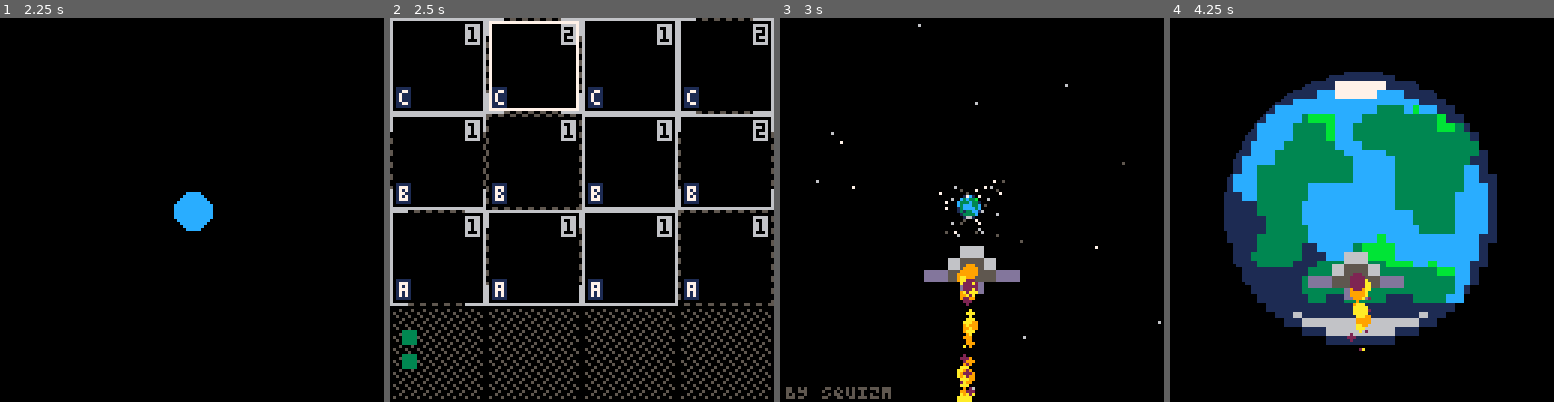
Above: before the commit, frames 1-4 (left to right).
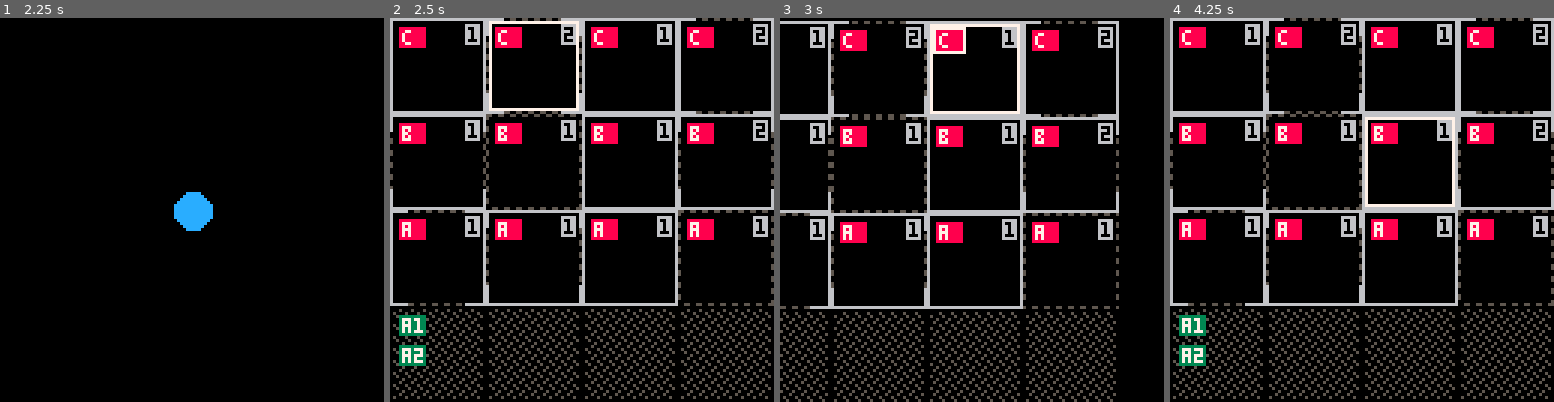
Above: after the commit, the same moments.

Repository: bancliffe/fof
Game: PICO-8 cartridge fof.p8
The game is run twice, just before and just after one commit, with the same random seed, the same clock (stepped at 60 frames per second) and the same inputs.
Inputs:
- Up to frame 1 (2.25 s): tap X (X key) at 0.33, 1.07, 1.85 s; tap O (Z key) at 0.7, 1.7, 2.1 s; hold Right 1.6-2.1 s; hold Up from 2.15 s (still down)
- Up to frame 2 (2.5 s): release Up at 2.42 s; hold Right from 2.47 s (still down)
- Up to frame 3 (3 s): keep holding Right; tap O (Z key) at 2.5, 2.9 s; tap X (X key) at 2.97 s
- Up to frame 4 (4.25 s): release Right at 3.03 s; hold Left 3.08-3.58 s; tap O (Z key) at 3.3, 3.7, 4.1 s; hold Down 3.63-3.97 s; hold Right from 4.02 s (still down); tap X (X key) at 4.08 s

Frame 1 is identical in both runs. In frame 2, 8.0% of the frame differs, in the area x 1-85%, y 2-92%; in frame 3, 20%; in frame 4, 52%, in the area x 0-100%, y 0-100%.

Commit message:
added popup queue and controls

Diff:
--- a/logger.lua
+++ b/logger.lua
@@ -1,6 +1,6 @@
 logger={
     init=function()
-        printh(get_local_time()..":\tlog started","log.txt", true)
+        printh(get_local_time()..":\tLog started","log.txt", true)
     end,
     log=function(msg)
         printh(get_local_time()..":\t"..msg, "log.txt", false)
--- a/states/map.lua
+++ b/states/map.lua
@@ -1,6 +1,8 @@
 state.map={
 
-    init=function()
+    popups={},
+
+    init=function(self)
         music(-1)
         terrain_deck = {}
         selected_terrain={x=0, y=0}
@@ -22,8 +24,17 @@
         )
     end,
 
-    update=function()
+    update=function(self)
         input:update()
+        if #self.popups > 0 then
+            local popup = self.popups[#self.popups]
+            popup:update()
+            if not popup.visible then
+                del(self.popups, popup)
+            end
+            return
+        end
+
         if not camera_focused then
             if input.LEFT then selected_terrain.x = (selected_terrain.x - 1) % 4 end
             if input.RIGHT then selected_terrain.x = (selected_terrain.x + 1) % 4 end
@@ -45,8 +56,8 @@
 
         if input.O then
             if not camera_focused then
-                current_state=state.main_menu
-                current_state.init()
+                local popup = make_popup("return to main menu?", 2, 2, 124, 36, true)
+                add(self.popups, popup)
             else
                 camera_focused = false
                 local tile = terrain_deck[selected_terrain.x][selected_terrain.y]
@@ -57,18 +68,25 @@
             end
             selected_unit = 1
         end
+
         if input.X then
-            if not camera_focused then
+            if not camera_focused and #self.popups == 0 then
                 camera_focused = true
                 local tile = terrain_deck[selected_terrain.x][selected_terrain.y]
                 if #tile.units > 0 then
                    tile.units[selected_unit].is_selected=true
                 end
             else
-                current_state=state.unit_details
-                local tile = terrain_deck[selected_terrain.x][selected_terrain.y]
-                current_state:init(tile.units[selected_unit])
-            end
+                popup = make_popup("view tile contents", 2, 2, 124, 124, true)
+                popup.update = popup_update_view_tile_contents
+                popup.draw = popup_draw_view_tile_contents
+                add(self.popups, popup)
+            end
+        end
+
+        if input.L1 then
+            show_los = not show_los
+            menuitem(nil, "show los: "..(show_los and "ON" or "OFF"))
         end
 
         if camera_focused then
@@ -80,9 +98,11 @@
         end
         cam.x=lerp(cam.x,camera_dest.x,0.25)
         cam.y=lerp(cam.y,camera_dest.y,0.25)
+        if cam.x > 0 and cam.x < 0.1 or cam.x < 0 and cam.x > -0.1 then cam.x=0 end
+        if cam.y > 0 and cam.y < 0.1 or cam.y < 0 and cam.y > -0.1 then cam.y=0 end
     end,
 
-    draw=function()
+    draw=function(self)
         cls()
         camera(cam.x, cam.y)
 
@@ -95,6 +115,11 @@
             draw_los_lines()
         end
         rect(selected_terrain.x * 32 + 1, selected_terrain.y * 32 + 1, selected_terrain.x * 32 + 30, selected_terrain.y * 32 + 30, 7)
+
+        -- Draw popup if visible
+        if #self.popups > 0 then
+            self.popups[#self.popups]:draw()
+        end
     end
 }
 
@@ -199,13 +224,52 @@
     -- set potential contact
     contacts={"c","b","a"}
     for i=0,3 do
-        for j=0,3 do
-            terrain_deck[i][j].potential_contact=contacts[j+1]
-        end
-    end
-
-    -- set starting units
-    terrain_deck[0][3].units = {}
-    add(terrain_deck[0][3].units, make_unit("dudeguy 1", "-1", "short"))
-    add(terrain_deck[0][3].units, make_unit("dudeguy 2", "-1", "short"))
-end
+        for j=0,2 do
+            add(terrain_deck[i][j].units,make_unit(contacts[j+1],"potential contact "..contacts[j+1], "-1", "short",3,1))
+        end
+    end
+
+    -- set starting player units
+    add(terrain_deck[0][3].units, make_unit("a1","soldier a1", "-1", "short",3,0))
+    add(terrain_deck[0][3].units, make_unit("a2","soldier a2", "-1", "short",3,0))
+end
+
+function popup_update_view_tile_contents(self)
+    if input.O then
+        self.visible = false
+    end
+    self.tile = terrain_deck[selected_terrain.x][selected_terrain.y]
+    if input.LEFT or input.UP then
+        selected_unit -= 1
+        if selected_unit < 1 then selected_unit = #self.tile.units end
+    end
+    if input.RIGHT or input.DOWN then
+        selected_unit += 1
+        if selected_unit > #self.tile.units then selected_unit = 1 end
+    end
+    if #self.tile.units > 0 then
+        for i=1, #self.tile.units do
+            self.tile.units[i].is_selected = (i == selected_unit)
+        end
+    end
+end
+
+function popup_draw_view_tile_contents(self)
+    camera()
+    for i=0, 64 do
+        line(0, i*2, 127, i*2, 0)
+    end
+    rectfill(10, 10, 118, 118, 0)
+    rect(10, 10, 118, 118, 7)
+    if self.tile then
+        print_c("tile contents:", 64, 12, 7)
+        if #self.tile.units == 0 then
+            print("No units present.", 20, 40, 7)
+        else
+            for i=1, #self.tile.units do
+                local unit = self.tile.units[i]
+                print(unit.name, 14, 20 + (i * 12), unit.is_selected and 11 or 7)
+            end
+        end
+    end
+end
--- a/terrain.lua
+++ b/terrain.lua
@@ -4,7 +4,6 @@
     card.name = name or "field"
     card.defence = defence or rnd({1,1,1,1,1,1,1,2,2,3})
     card.is_staging_area = false
-    card.potential_contact = nil
     card.cover_type = cover_type or "soft"
     card.cover_locations = cover_locations or 2
     card.los = los or rnd({
@@ -41,14 +40,11 @@
         else
             rectfill(x+1, y+1, x+30, y+30, 0)
             print("\#6"..self.defence, x+26, y+3,0)
-            if self.potential_contact then
-                print("\#1"..self.potential_contact, x+3, y+24,7)
-            end
         end
 
         -- Draw units
         for i=1, #self.units do
-            self.units[i]:draw(x+4, y+8*i)
+            self.units[i]:draw(x+3, y+3 + 10*(i-1))
         end
     end
     return card
--- a/unit.lua
+++ b/unit.lua
@@ -1,15 +1,18 @@
-function make_unit(name, vof, range, health)
+function make_unit(icon_text, name, vof, range, health, faction)
     local unit = {}
-    unit.name = name or "A1"
+    unit.faction = faction or 0 -- 0=player, 1=enemy, 2=neutral
+    unit.name = name or "not defined"
+    unit.icon_text = icon_text or 'z'
     unit.vof = vof or "-1"
     unit.range = range or "short"
     unit.health = health or 3
     unit.special_abilities = {}
     unit.is_selected = false
     unit.draw = function(self, x, y)
-        rectfill(x,y,x+4,y+4,3)
+        rectfill(x,y,x+8,y+6, unit.faction == 0 and 3 or 8)
+        print(self.icon_text, x+1, y+1, 7)
         if self.is_selected then
-            rect(x-1,y-1,x+5,y+5,7)
+            rect(x-1,y-1,x+9,y+7,7)
         end
     end
     return unit
--- a/utils.lua
+++ b/utils.lua
@@ -6,3 +6,29 @@
 function lerp(a,b,t)
     return a+(b-a)*t
 end
+
+function make_popup(text, x, y, w, h, isvisible)
+    return {
+        text=text,
+        x=x or 0,
+        y=y or 0,
+        w=w or 0,
+        h=h or 0,
+        visible=isvisible or false,
+        update = function(self)
+            if input.O then
+                self.visible = false
+            end
+        end,
+        draw=function(self)
+            for i=0,64 do
+                line(0, i*2, 128, i*2, 0)
+            end
+            rectfill(self.x, self.y, self.x + self.w, self.y + self.h, 0)
+            rect(self.x, self.y, self.x + self.w, self.y + self.h, 7)
+            print_c(self.text, self.x + self.w / 2, self.y + 10, 7)
+            print_c("🅾️ cancel", self.x + self.w / 2, self.y + self.h - 18, 7)
+            print_c("❎ ok", self.x + self.w / 2, self.y + self.h - 10, 7)
+        end
+    }
+end
Not shown, changed: log.txt
Not shown, added: fof.p8.png
